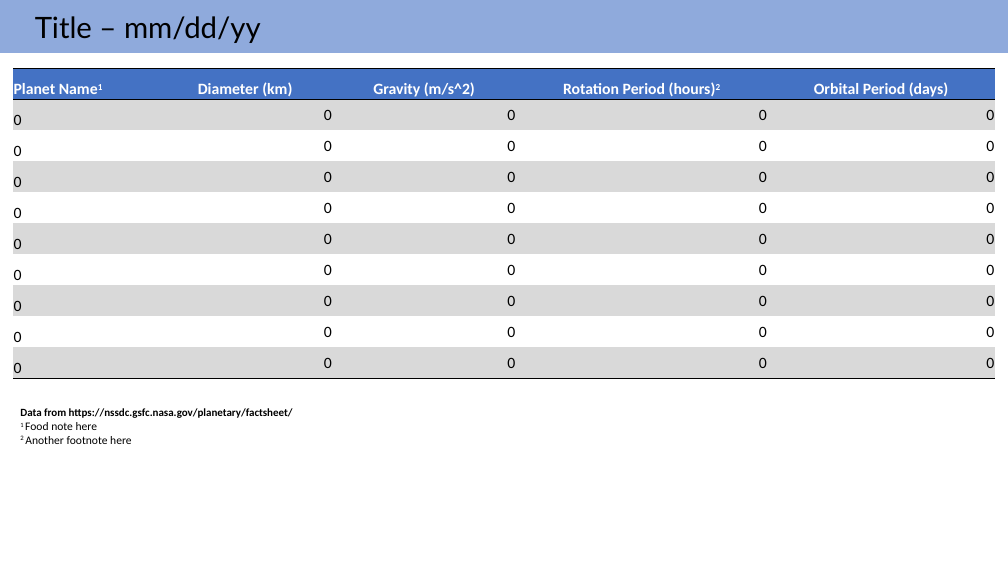
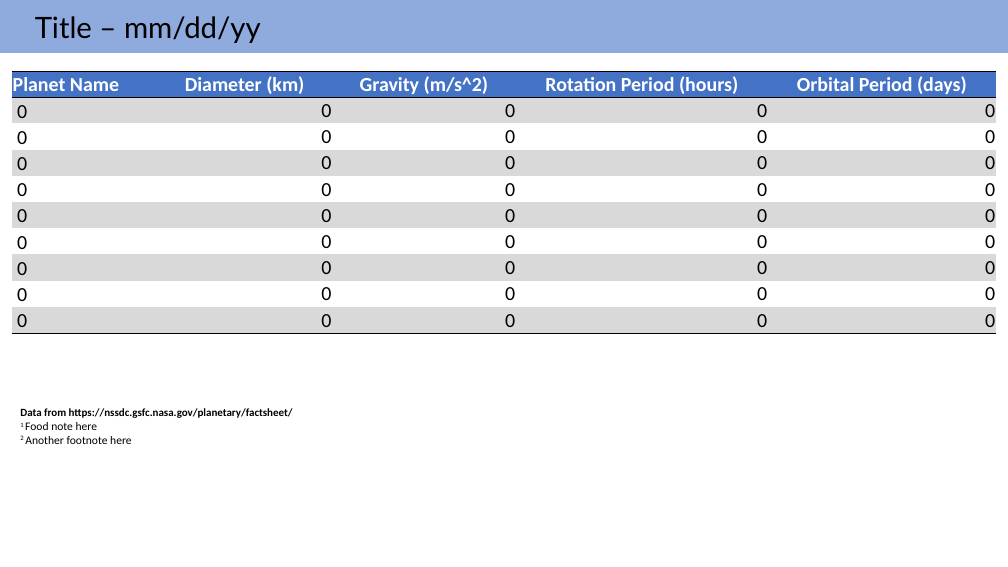
Before and after one commit to kdaquila/python_tools_for_powerpoint, a slide deck: slide 3 of template/template.pptx. Drawn at 1008x567 pixels with LibreOffice and Linux fonts; fonts in the diff are those of the drawing. Boxes give left, top, right and bottom in pixels: in the first picture for what was removed or moved away, otherwise in the second. Text is boxed around its words. In the diff, an @@ line names an element or a change of style, - is before the commit and + after.

Commit message:
Updated the template format

```diff
--- a/template/template.pptx
+++ b/template/template.pptx
@@ table at [12,71,996,98] @@
-row 1, column 1: Planet Name1
+row 1, column 1: Planet Name
-row 1, column 4: Rotation Period (hours)2
+row 1, column 4: Rotation Period (hours)
@@ size 15 to 19 pt in "Diameter (km)", "Gravity (m/s^2)", "Orbital Period (days)" @@
@@ table at [12,98,996,333] @@
@@ size 15 to 19 pt @@
```
